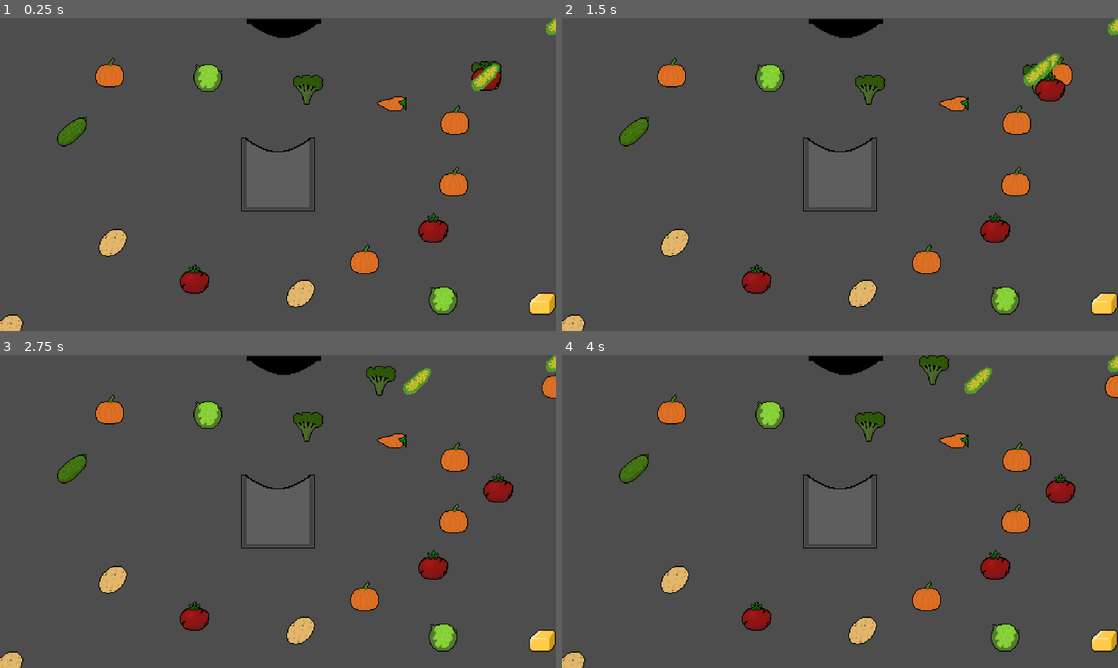
Above: before the commit, frames 1-4 (two rows, left to right).
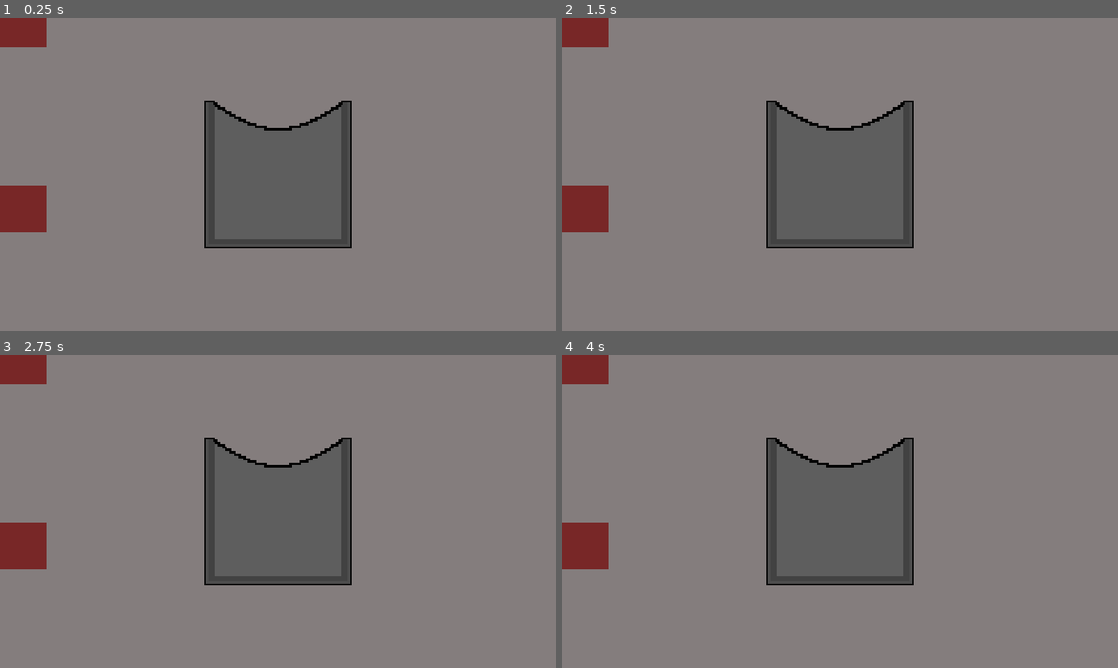
Above: after the commit, the same moments.

Repository: Olikli55/CookingGamePrototype
Game: Godot game, scene res://Scenes/level.tscn
The game is run twice, just before and just after one commit, with the same random seed, the same clock (stepped at 60 frames per second) and the same inputs.
Inputs (mouse positions are in pixels of both pictures, inside the frame that each line leads up to):
- Up to frame 1 (0.25 s): no input
- Up to frame 2 (1.5 s): tap Enter at 0.5 s; move the mouse to (845, 27) at 0.52 s; click (845, 27) at 0.6 s; tap Space at 1.25 s; move the mouse to (1051, 77) at 1.27 s; click (1051, 77) at 1.35 s
- Up to frame 3 (2.75 s): move the mouse to (422, 430) at 2.02 s; click (422, 430) at 2.1 s
- Up to frame 4 (4 s): move the mouse to (1062, 486) at 2.77 s; click (1062, 486) at 2.85 s; move the mouse to (979, 380) at 3.52 s; click (979, 380) at 3.6 s

The runs differ from the first frame. In frame 1, 90% of the frame differs, in the area x 0-100%, y 0-100%; in frame 2, 90%; in frame 3, 90%; in frame 4, 90%.

Commit message:
new spawn node, background, better movment

Diff:
--- a/Resources/Meals/ButteredBroccoliMash.tres
+++ b/Resources/Meals/ButteredBroccoliMash.tres
@@ -1,6 +1,6 @@
 [gd_resource type="Resource" script_class="Meal" format=3 uid="uid://chnvun3hqx5g6"]
 
-[ext_resource type="Script" uid="uid://csvol717v8lgf" path="res://Scripts/ResourcesScripts/meals.gd" id="1_vcnu6"]
+[ext_resource type="Script" uid="uid://csvol717v8lgf" path="res://Scripts/ResourcesScripts/meals_resource.gd" id="1_vcnu6"]
 [ext_resource type="Texture2D" uid="uid://dkbuwf620y8yw" path="res://Assets/Meals/ButteredBroccoliMash.png" id="2_gwunr"]
 
 [resource]
--- a/Resources/Meals/PotatoSoupMeal.tres
+++ b/Resources/Meals/PotatoSoupMeal.tres
@@ -1,6 +1,6 @@
 [gd_resource type="Resource" script_class="Meal" format=3 uid="uid://cupqscn1yyutj"]
 
-[ext_resource type="Script" uid="uid://csvol717v8lgf" path="res://Scripts/ResourcesScripts/meals.gd" id="1_8r3rr"]
+[ext_resource type="Script" uid="uid://csvol717v8lgf" path="res://Scripts/ResourcesScripts/meals_resource.gd" id="1_8r3rr"]
 [ext_resource type="Texture2D" uid="uid://bug8jtn67wrxm" path="res://Assets/Meals/PotatoSoup.png" id="2_ehh8d"]
 
 [resource]
--- a/Scenes/ingredient.tscn
+++ b/Scenes/ingredient.tscn
@@ -5,16 +5,7 @@
 [ext_resource type="PackedScene" uid="uid://sopnhvwqr008" path="res://Scenes/draggable_component.tscn" id="2_pc44i"]
 [ext_resource type="Texture2D" uid="uid://t4wc06ltsc0t" path="res://Assets/Vegetable/Potato.png" id="3_dii2p"]
 [ext_resource type="PackedScene" uid="uid://dksjqvol5yloi" path="res://Scenes/snap_component.tscn" id="3_pc44i"]
-[ext_resource type="Script" uid="uid://bh3xlidkroi7r" path="res://Scripts/ResourcesScripts/ingredient_resource.gd" id="3_pw1uj"]
-[ext_resource type="Resource" uid="uid://cqc84wtb45qw3" path="res://Resources/Ingredients/Potato.tres" id="4_g5ovv"]
-[ext_resource type="Resource" uid="uid://dulwx7jo8jy53" path="res://Resources/Ingredients/Corn.tres" id="5_4mn7r"]
 [ext_resource type="PackedScene" uid="uid://cwrsvkjxxyphm" path="res://Scenes/movment_component.tscn" id="5_ww4r6"]
-[ext_resource type="Resource" uid="uid://kps1i8aoyago" path="res://Resources/Ingredients/Tomato.tres" id="6_y0cqo"]
-[ext_resource type="Resource" uid="uid://dpx0pj35r2p6f" path="res://Resources/Ingredients/Cabbage.tres" id="7_jcdt4"]
-[ext_resource type="Resource" uid="uid://dqulpglpwh4v2" path="res://Resources/Ingredients/Pumpkin.tres" id="8_ojbxu"]
-[ext_resource type="Resource" uid="uid://de03ny40hyxm0" path="res://Resources/Ingredients/Broccoli.tres" id="9_x6a7c"]
-[ext_resource type="Resource" uid="uid://b86nv208ok6hj" path="res://Resources/Ingredients/Cucamber.tres" id="10_hg3yj"]
-[ext_resource type="Resource" uid="uid://byvqou4e0tfw2" path="res://Resources/Ingredients/Butter.tres" id="11_g5ovv"]
 
 [sub_resource type="RectangleShape2D" id="RectangleShape2D_vp2j4"]
 size = Vector2(32, 20)
@@ -23,7 +14,6 @@
 script = ExtResource("1_vp2j4")
 snapComponent = NodePath("SnapComponent")
 ingredient = ExtResource("2_dii2p")
-randomResourcesArray = Array[ExtResource("3_pw1uj")]([ExtResource("4_g5ovv"), ExtResource("2_dii2p"), ExtResource("5_4mn7r"), ExtResource("6_y0cqo"), ExtResource("7_jcdt4"), ExtResource("8_ojbxu"), ExtResource("9_x6a7c"), ExtResource("10_hg3yj"), ExtResource("11_g5ovv")])
 
 [node name="Texture" type="Sprite2D" parent="." unique_id=1591209235]
 scale = Vector2(0.8, 0.8)
--- a/Scenes/ingredients_spawn.tscn
+++ b/Scenes/ingredients_spawn.tscn
@@ -1,9 +1,10 @@
 [gd_scene format=3 uid="uid://b5xukj365oqnq"]
 
 [ext_resource type="Script" uid="uid://blf1v85hwupw4" path="res://Scripts/ingredients_spawn.gd" id="1_roiqu"]
+[ext_resource type="Texture2D" uid="uid://cs8iw65j826de" path="res://Assets/Vegetable/Tomato.png" id="2_pxx8n"]
 
 [sub_resource type="CircleShape2D" id="CircleShape2D_roiqu"]
-radius = 16.03122
+radius = 12.0415945
 
 [node name="IngredientsSpawn" type="Node2D" unique_id=1709327713 node_paths=PackedStringArray("hitbox")]
 script = ExtResource("1_roiqu")
@@ -13,3 +14,7 @@
 
 [node name="CollisionShape2D" type="CollisionShape2D" parent="Hitbox" unique_id=1482852803]
 shape = SubResource("CircleShape2D_roiqu")
+
+[node name="Sprite" type="Sprite2D" parent="." unique_id=1534974543]
+scale = Vector2(0.8, 0.8)
+texture = ExtResource("2_pxx8n")
--- a/Scenes/level.tscn
+++ b/Scenes/level.tscn
@@ -2,13 +2,25 @@
 
 [ext_resource type="PackedScene" uid="uid://c5wi15ix0petl" path="res://Scenes/pot.tscn" id="1_tumq0"]
 [ext_resource type="PackedScene" uid="uid://d14l6rfyi83yg" path="res://Scenes/pot_cover.tscn" id="2_k5f4k"]
-[ext_resource type="PackedScene" uid="uid://dy6sgkcan5iik" path="res://Scenes/ingredient.tscn" id="3_6phgx"]
 [ext_resource type="Script" uid="uid://cxfx2pikwaw81" path="res://Scripts/labelTESTING.gd" id="4_81xng"]
+[ext_resource type="PackedScene" uid="uid://b5xukj365oqnq" path="res://Scenes/ingredients_spawn.tscn" id="5_0f350"]
+[ext_resource type="Resource" uid="uid://de03ny40hyxm0" path="res://Resources/Ingredients/Broccoli.tres" id="5_pa6b8"]
+[ext_resource type="Resource" uid="uid://kps1i8aoyago" path="res://Resources/Ingredients/Tomato.tres" id="6_8c0lf"]
+[ext_resource type="Resource" uid="uid://byvqou4e0tfw2" path="res://Resources/Ingredients/Butter.tres" id="6_crh0w"]
+[ext_resource type="Resource" uid="uid://dulwx7jo8jy53" path="res://Resources/Ingredients/Corn.tres" id="7_c7le1"]
+[ext_resource type="Resource" uid="uid://d3pe1xlukqehp" path="res://Resources/Ingredients/Carrot.tres" id="9_2klc5"]
+[ext_resource type="Resource" uid="uid://cqc84wtb45qw3" path="res://Resources/Ingredients/Potato.tres" id="10_nngtn"]
+[ext_resource type="Resource" uid="uid://dpx0pj35r2p6f" path="res://Resources/Ingredients/Cabbage.tres" id="11_vofx3"]
+[ext_resource type="Resource" uid="uid://dqulpglpwh4v2" path="res://Resources/Ingredients/Pumpkin.tres" id="12_00k4y"]
+[ext_resource type="Resource" uid="uid://b86nv208ok6hj" path="res://Resources/Ingredients/Cucamber.tres" id="13_3a44l"]
+[ext_resource type="Texture2D" uid="uid://dqxsoj1lcsi5w" path="res://Assets/Background.png" id="14_crh0w"]
 
 [node name="Level" type="Node2D" unique_id=1013886309]
 
 [node name="Pot" parent="." unique_id=733976009 node_paths=PackedStringArray("mealsObjects") instance=ExtResource("1_tumq0")]
 mealsObjects = NodePath("../Meals")
+
+[node name="AnimatedSprite2D" type="AnimatedSprite2D" parent="Pot" unique_id=2100955129]
 
 [node name="PotCover" parent="." unique_id=171613539 instance=ExtResource("2_k5f4k")]
 position = Vector2(5, -126)
@@ -17,100 +29,56 @@
 zoom = Vector2(4, 4)
 
 [node name="Label" type="Label" parent="." unique_id=822039537]
-offset_left = -283.0
-offset_top = -159.0
-offset_right = -211.0
-offset_bottom = -118.0
+offset_left = -229.0
+offset_top = -128.0
+offset_right = -157.0
+offset_bottom = -87.0
 script = ExtResource("4_81xng")
 
 [node name="Ingredients" type="Node2D" parent="." unique_id=922630110]
-
-[node name="Ingredient1" parent="Ingredients" unique_id=478603334 instance=ExtResource("3_6phgx")]
-position = Vector2(180, -85)
-ingredient = null
-
-[node name="Ingredient18" parent="Ingredients" unique_id=280636291 instance=ExtResource("3_6phgx")]
-position = Vector2(180, -85)
-ingredient = null
-
-[node name="Ingredient19" parent="Ingredients" unique_id=506166748 instance=ExtResource("3_6phgx")]
-position = Vector2(180, -85)
-ingredient = null
-
-[node name="Ingredient20" parent="Ingredients" unique_id=1402983153 instance=ExtResource("3_6phgx")]
-position = Vector2(180, -85)
-ingredient = null
-
-[node name="Ingredient21" parent="Ingredients" unique_id=1552677834 instance=ExtResource("3_6phgx")]
-position = Vector2(180, -85)
-ingredient = null
-
-[node name="Ingredient2" parent="Ingredients" unique_id=145808714 instance=ExtResource("3_6phgx")]
-position = Vector2(98, -61)
-ingredient = null
-
-[node name="Ingredient3" parent="Ingredients" unique_id=942539979 instance=ExtResource("3_6phgx")]
-position = Vector2(152, 6)
-ingredient = null
-
-[node name="Ingredient4" parent="Ingredients" unique_id=1772810876 instance=ExtResource("3_6phgx")]
-position = Vector2(153, -47)
-ingredient = null
-
-[node name="Ingredient5" parent="Ingredients" unique_id=197894952 instance=ExtResource("3_6phgx")]
-position = Vector2(134, 46)
-ingredient = null
-
-[node name="Ingredient6" parent="Ingredients" unique_id=1055948305 instance=ExtResource("3_6phgx")]
-position = Vector2(-61, -84)
-ingredient = null
-
-[node name="Ingredient7" parent="Ingredients" unique_id=1366028790 instance=ExtResource("3_6phgx")]
-position = Vector2(244, -133)
-ingredient = null
-
-[node name="Ingredient8" parent="Ingredients" unique_id=1762381609 instance=ExtResource("3_6phgx")]
-position = Vector2(26, -73)
-ingredient = null
-
-[node name="Ingredient9" parent="Ingredients" unique_id=653693429 instance=ExtResource("3_6phgx")]
-position = Vector2(75, 73)
-ingredient = null
-
-[node name="Ingredient10" parent="Ingredients" unique_id=2013481237 instance=ExtResource("3_6phgx")]
-position = Vector2(-142, 59)
-ingredient = null
-
-[node name="Ingredient11" parent="Ingredients" unique_id=1008538584 instance=ExtResource("3_6phgx")]
-position = Vector2(-72, 90)
-ingredient = null
-
-[node name="Ingredient12" parent="Ingredients" unique_id=1181338110 instance=ExtResource("3_6phgx")]
-position = Vector2(228, 110)
-ingredient = null
-
-[node name="Ingredient13" parent="Ingredients" unique_id=1122846072 instance=ExtResource("3_6phgx")]
-position = Vector2(-178, -37)
-ingredient = null
-
-[node name="Ingredient14" parent="Ingredients" unique_id=602675198 instance=ExtResource("3_6phgx")]
-position = Vector2(20, 103)
-ingredient = null
-
-[node name="Ingredient15" parent="Ingredients" unique_id=36953891 instance=ExtResource("3_6phgx")]
-position = Vector2(-145, -88)
-ingredient = null
-
-[node name="Ingredient16" parent="Ingredients" unique_id=1727466140 instance=ExtResource("3_6phgx")]
-position = Vector2(142, 108)
-ingredient = null
-
-[node name="Ingredient17" parent="Ingredients" unique_id=1323552018 instance=ExtResource("3_6phgx")]
-position = Vector2(-232, 133)
-ingredient = null
 
 [node name="Meals" type="Node2D" parent="." unique_id=1629945370]
 
 [node name="SpawnPoints" type="Node2D" parent="." unique_id=50544807]
 
-[node name="Node2D" type="Node2D" parent="SpawnPoints" unique_id=551971299]
+[node name="IngredientsSpawn1" parent="SpawnPoints" unique_id=1709327713 instance=ExtResource("5_0f350")]
+position = Vector2(-226, -88)
+ingredientResource = ExtResource("5_pa6b8")
+
+[node name="IngredientsSpawn2" parent="SpawnPoints" unique_id=1641002425 instance=ExtResource("5_0f350")]
+position = Vector2(-199, -88)
+ingredientResource = ExtResource("6_crh0w")
+
+[node name="IngredientsSpawn3" parent="SpawnPoints" unique_id=635469379 instance=ExtResource("5_0f350")]
+position = Vector2(-169, -88)
+ingredientResource = ExtResource("7_c7le1")
+
+[node name="IngredientsSpawn4" parent="SpawnPoints" unique_id=1579099178 instance=ExtResource("5_0f350")]
+position = Vector2(-141, -88)
+ingredientResource = ExtResource("6_8c0lf")
+
+[node name="IngredientsSpawn5" parent="SpawnPoints" unique_id=1457378922 instance=ExtResource("5_0f350")]
+position = Vector2(-113, -87)
+ingredientResource = ExtResource("9_2klc5")
+
+[node name="IngredientsSpawn6" parent="SpawnPoints" unique_id=1590436506 instance=ExtResource("5_0f350")]
+position = Vector2(-227, -8)
+ingredientResource = ExtResource("10_nngtn")
+
+[node name="IngredientsSpawn7" parent="SpawnPoints" unique_id=1723285599 instance=ExtResource("5_0f350")]
+position = Vector2(-197, -7)
+ingredientResource = ExtResource("11_vofx3")
+
+[node name="IngredientsSpawn8" parent="SpawnPoints" unique_id=1380814326 instance=ExtResource("5_0f350")]
+position = Vector2(-165, -7)
+ingredientResource = ExtResource("12_00k4y")
+
+[node name="IngredientsSpawn9" parent="SpawnPoints" unique_id=1069893660 instance=ExtResource("5_0f350")]
+position = Vector2(-133, -5)
+ingredientResource = ExtResource("13_3a44l")
+
+[node name="Background" type="Sprite2D" parent="." unique_id=1793184603]
+z_index = -6
+scale = Vector2(1.25, 1.25)
+texture = ExtResource("14_crh0w")
+metadata/_edit_lock_ = true
--- a/Scripts/draggable_component.gd
+++ b/Scripts/draggable_component.gd
@@ -29,10 +29,8 @@
 			isPickedUp = false;
 			var overlappingAreas:= hitbox.get_overlapping_areas();
 			if overlappingAreas.size() > 0:
-				print(overlappingAreas.size());
 				var dir: = Vector2.RIGHT.rotated(randf_range(0, TAU));
-				velocity = dir.normalized() * 1000
-				print("velocity: ", velocity)
+				velocity = dir.normalized() * 400
 
 
 		var mousePos:= parent.get_global_mouse_position()
--- a/Scripts/ingredients_spawn.gd
+++ b/Scripts/ingredients_spawn.gd
@@ -1,20 +1,26 @@
 extends Node2D
 
-@export var ingredient:Ingredient
+@export var ingredientResource:Ingredient
 var mouseInside:bool = false;
 @export var hitbox:Area2D;
-
+@onready var ingredientScene:PackedScene = preload("res://Scenes/ingredient.tscn");
+@onready var sprite: Sprite2D = $Sprite
 
 # Called when the node enters the scene tree for the first time.
 func _ready() -> void:
+	sprite.texture = ingredientResource.texture;
 	hitbox.mouse_entered.connect(_mouseEntered);
 	hitbox.mouse_exited.connect(_mouseeExited);
 
 # Called every frame. 'delta' is the elapsed time since the previous frame.
 func _process(delta: float) -> void:
 	if mouseInside:
-		if not Input.is_action_just_pressed("Dragg"):
-			return;
+		if  Input.is_action_just_pressed("Dragg"):
+			var ingredient:IngredientScene = ingredientScene.instantiate();
+			ingredient.ingredient = ingredientResource;
+			ingredient.global_position = get_global_mouse_position();
+			ingredient.get_node("DraggableComponent").isPickedUp = true;
+			get_parent().get_parent().get_node("Ingredients").add_child(ingredient);
 
 
 
--- a/Scripts/snap_component.gd
+++ b/Scripts/snap_component.gd
@@ -32,8 +32,6 @@
 
 
 
-
-
 func _areaExited(area:Area2D) -> void:
 	if area.get_groups().has(snapPointGrupName):
 		snap = false;
--- a/ingredient.gd
+++ b/ingredient.gd
@@ -1,15 +1,15 @@
-
+class_name IngredientScene
 extends Node2D
 
 @onready var texture: Sprite2D = $Texture
 @export var snapComponent:SnapComponent
 @export var ingredient:Ingredient;
-@export var randomResourcesArray:Array[Ingredient]
+#@export var randomResourcesArray:Array[Ingredient]
 
 
 func _ready() -> void:
-	if ingredient == null:
-		ingredient = randomResourcesArray.pick_random()
+	#if ingredient == null:
+		#ingredient = randomResourcesArray.pick_random()
 	Global.potClosed.connect(func(): snapComponent.enabled = false)
 	Global.potOpened.connect(func(): snapComponent.enabled = true)
 	texture.texture = ingredient.texture
--- a/project.godot
+++ b/project.godot
@@ -14,7 +14,7 @@
 run/main_scene="uid://c3gqibfbidq5q"
 config/features=PackedStringArray("4.6", "Forward Plus")
 boot_splash/bg_color=Color(0.054228567, 0.098821454, 0.20068517, 1)
-boot_splash/image="uid://bmif5i7x4xtli"
+boot_splash/image="uid://t4wc06ltsc0t"
 config/icon="res://icon.svg"
 
 [autoload]
@@ -25,8 +25,12 @@
 
 window/size/viewport_width=1920
 window/size/viewport_height=1080
-window/stretch/mode="viewport"
-window/stretch/scale_mode="integer"
+window/stretch/mode="canvas_items"
+window/stretch/scale=2.0
+
+[dotnet]
+
+project/assembly_name="CookingRPG"
 
 [file_customization]
 
Binary file added: Assets/Background.png
Not shown, added: Assets/Background.png.import
Renamed: Scripts/ResourcesScripts/meals.gd -> Scripts/ResourcesScripts/meals_resource.gd
Renamed: Scripts/ResourcesScripts/meals.gd.uid -> Scripts/ResourcesScripts/meals_resource.gd.uid
